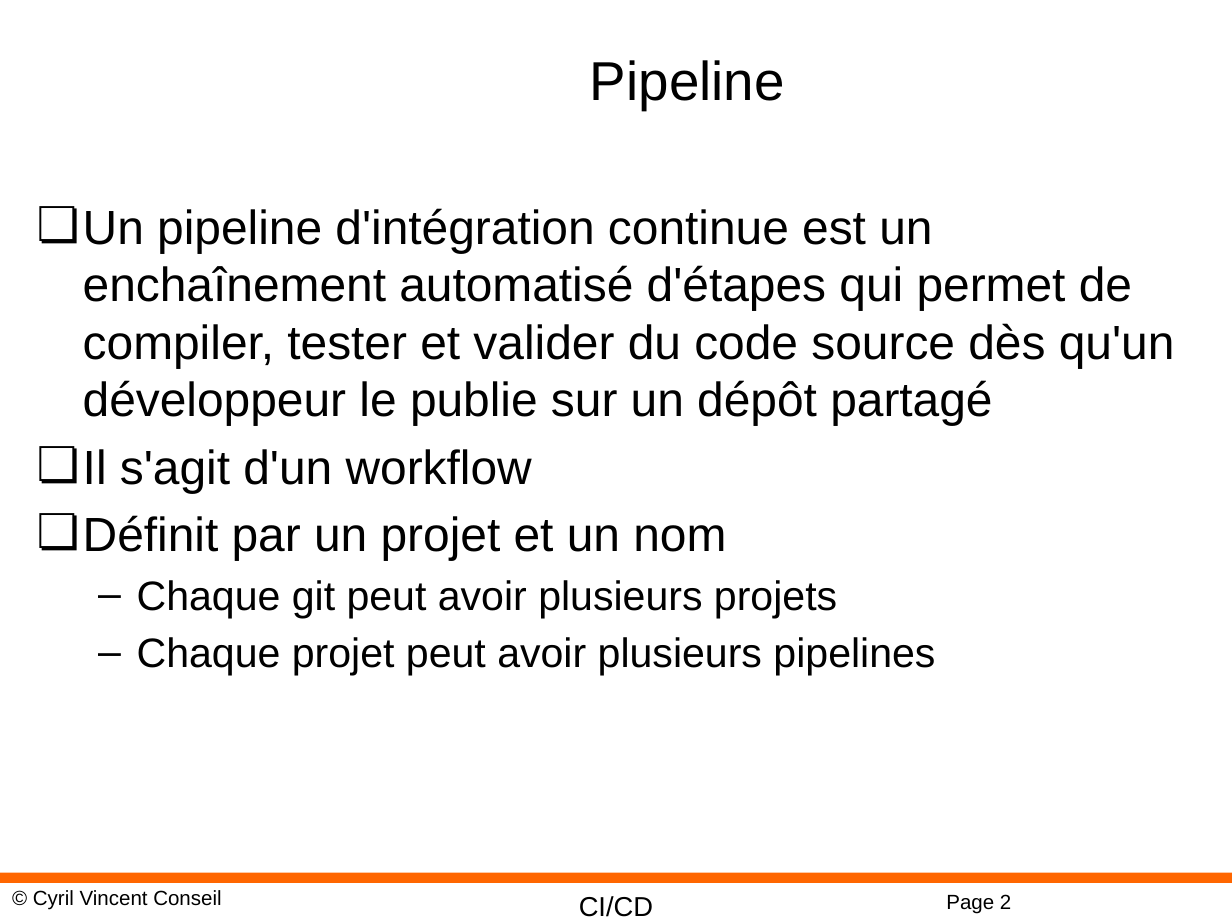
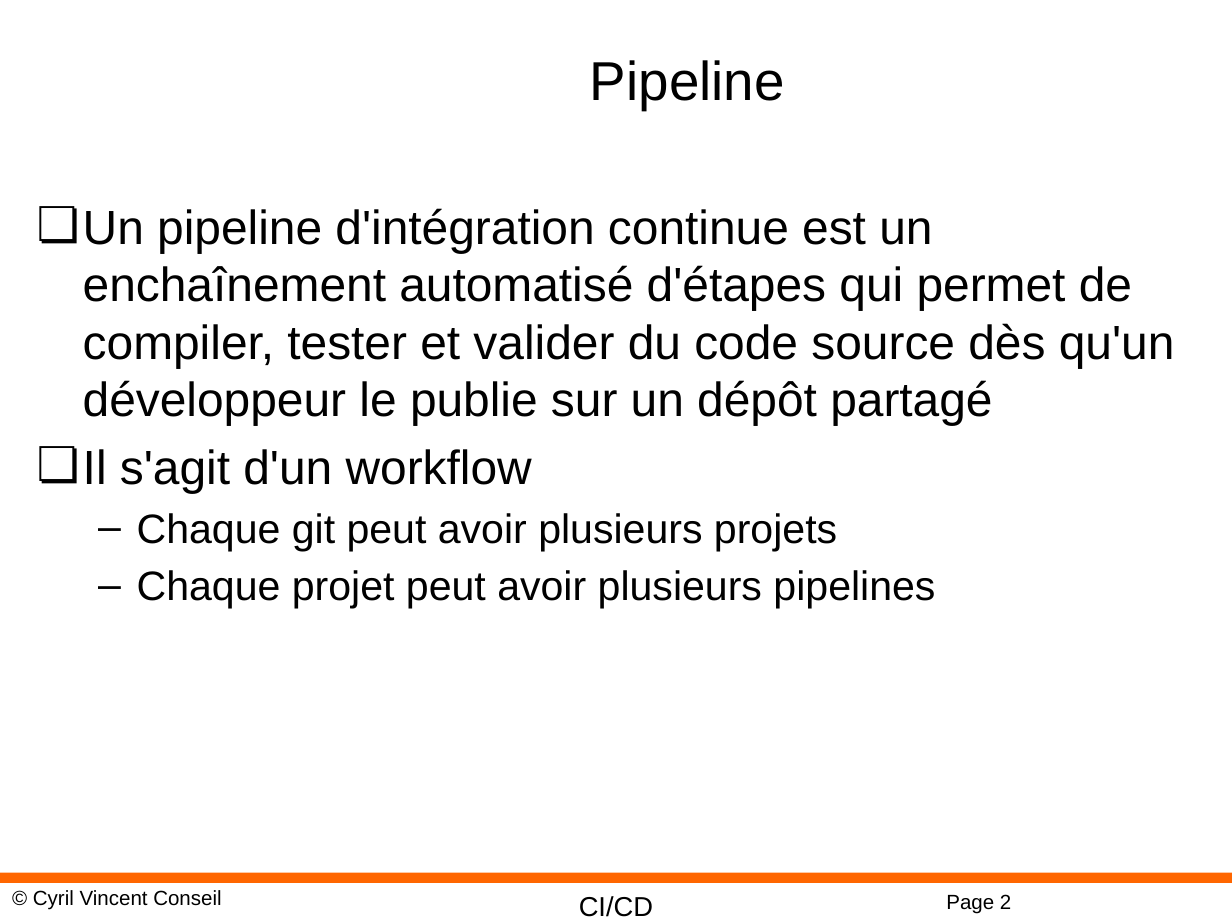
Before and after one commit to cyrilvincent/cicd, a slide deck: slide 2 of ppt/CICD06-FirstPipeline.pptx. Drawn at 1232x924 pixels with LibreOffice and Linux fonts; fonts in the diff are those of the drawing; background and template pictures are left out. Boxes give left, top, right and bottom in pixels: in the first picture for what was removed or moved away, otherwise in the second. Text is boxed around its words. In the diff, an @@ line names an element or a change of style, - is before the commit and + after.

```diff
--- a/ppt/CICD06-FirstPipeline.pptx
+++ b/ppt/CICD06-FirstPipeline.pptx
@@ text at <box>83,515,726,560</box>: paragraph removed @@
-❏ Définit par un projet et un nom
```
Also in this commit, not shown: 1 other slide changed, 5 other files.
